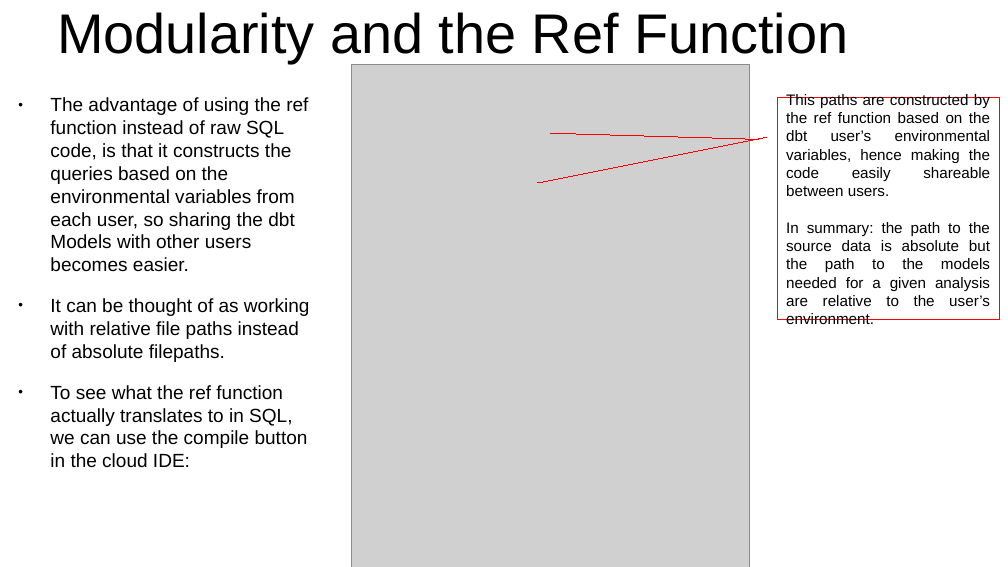
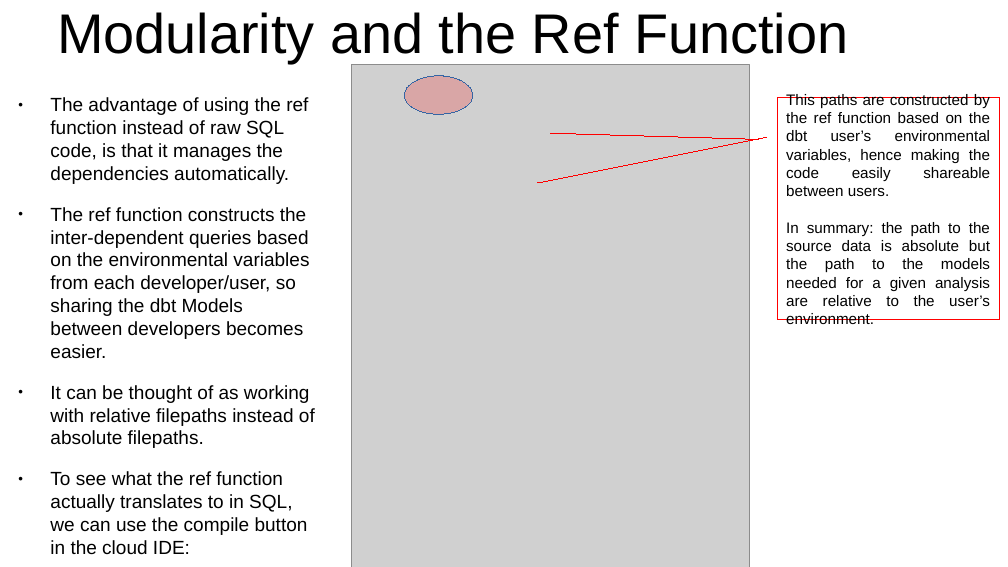
Before and after one commit to mossdet/dlp_data_eng, a slide deck: slide 6 of Notes/04_01_Analytics_Engineering.odp (slide 5 before the commit). Drawn at 1008x567 pixels with LibreOffice and Linux fonts; fonts in the diff are those of the drawing; grey boxes stand for pictures. Boxes give left, top, right and bottom in pixels: in the first picture for what was removed or moved away, otherwise in the second. Text is boxed around its words. In the diff, an @@ line names an element or a change of style, - is before the commit and + after.

```diff
--- a/Notes/04_01_Analytics_Engineering.odp
+++ b/Notes/04_01_Analytics_Engineering.odp
@@ ellipse added at (x1=404, y1=76, x2=473, y2=114), fill #FF0000 at 20% opacity, outline #3465A4 0 pt @@
@@ text at (x1=50, y1=97, x2=315, y2=448): text changed @@
-● The advantage of using the ref function instead of raw SQL code, is that it constructs the queries based on the environmental variables from each user, so sharing the dbt Models with other users becomes easier.
-● It can be thought of as working with relative file paths instead of absolute filepaths.
+● The advantage of using the ref function instead of raw SQL code, is that it manages the dependencies automatically.
+● The ref function constructs the inter-dependent queries based on the environmental variables from each developer/user, so sharing the dbt Models between developers becomes easier.
+● It can be thought of as working with relative filepaths instead of absolute filepaths.
```
Also in this commit, not shown: 12 slides added.
